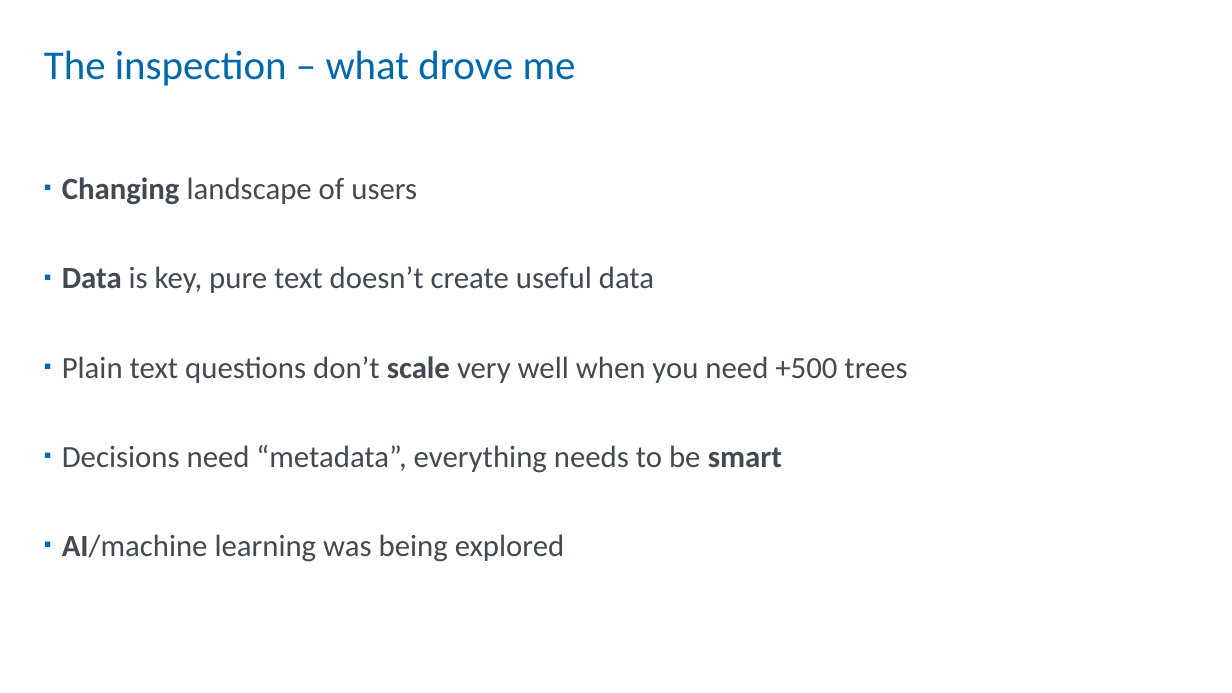
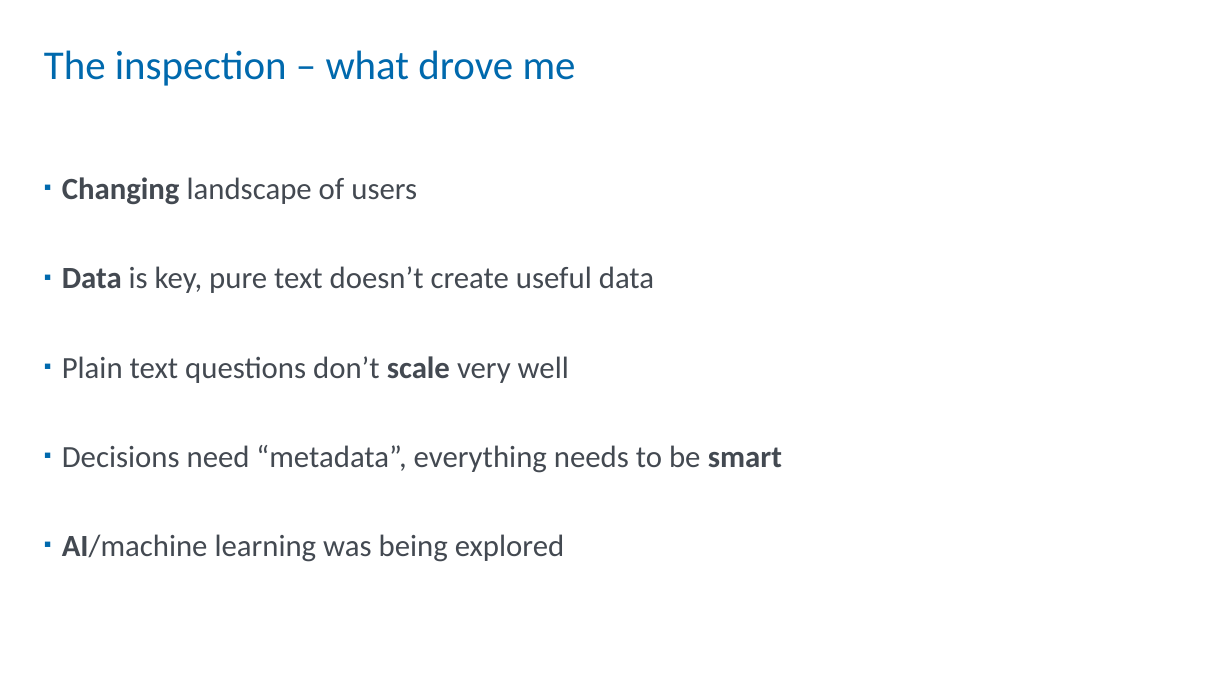
Before and after one commit to StevenHillaert/talk-devdays-2026, a slide deck: slide 29 of Roast my design decisions.pptx. Drawn at 1232x693 pixels with LibreOffice and Linux fonts; fonts in the diff are those of the drawing. Boxes give left, top, right and bottom in pixels: in the first picture for what was removed or moved away, otherwise in the second. Text is boxed around its words. In the diff, an @@ line names an element or a change of style, - is before the commit and + after.

```diff
--- a/Roast my design decisions.pptx
+++ b/Roast my design decisions.pptx
@@ text at (62,356,569,383): text changed @@
-▪ Plain text questions don’t scale very well when you need +500 trees
+▪ Plain text questions don’t scale very well
```
Also in this commit, not shown: 4 other slides changed, 1 other file.
